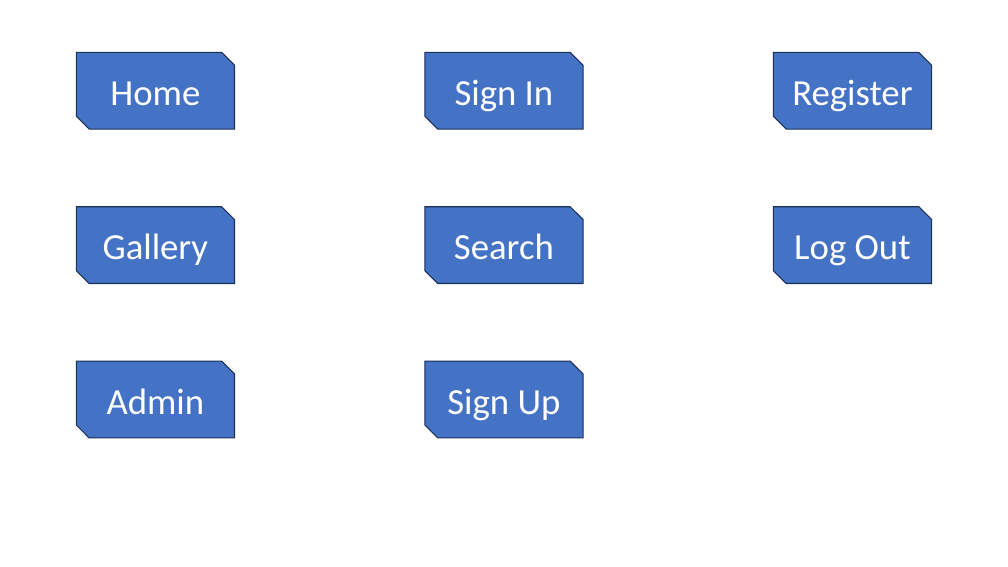
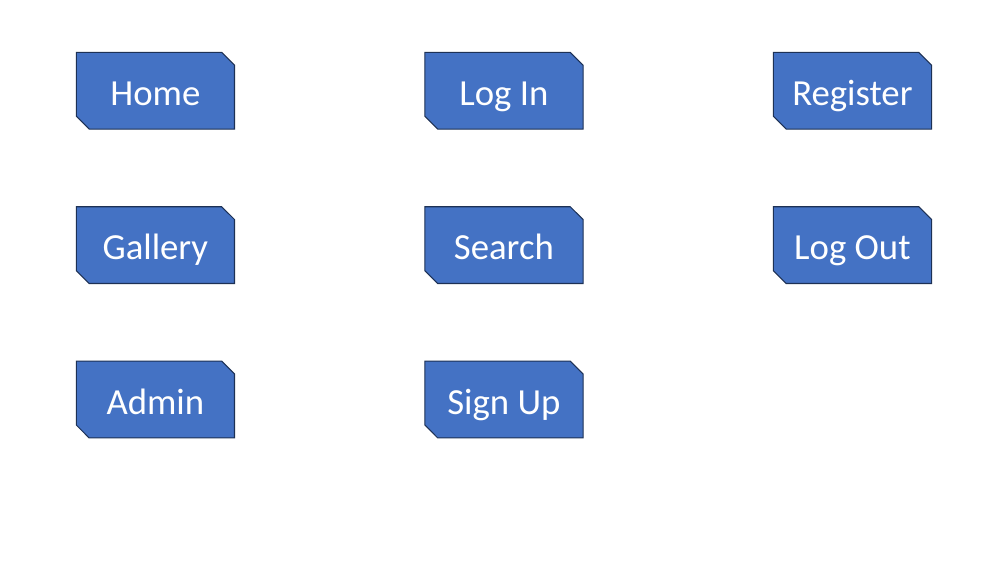
Before and after one commit to ItayZab/ItayZabrovsky, a slide deck: slide 1 of ItayZabrovskyWebSite/Imgs/ImgCreate.pptx. Drawn at 1008x567 pixels with LibreOffice and Linux fonts; fonts in the diff are those of the drawing. Boxes give left, top, right and bottom in pixels: in the first picture for what was removed or moved away, otherwise in the second. Text is boxed around its words. In the diff, an @@ line names an element or a change of style, - is before the commit and + after.

```diff
--- a/ItayZabrovskyWebSite/Imgs/ImgCreate.pptx
+++ b/ItayZabrovskyWebSite/Imgs/ImgCreate.pptx
@@ text in snip diag rect at (x1=459, y1=81, x2=549, y2=112): text changed @@
-Sign In
+Log In
```
Also in this commit, not shown: 12 other files.
